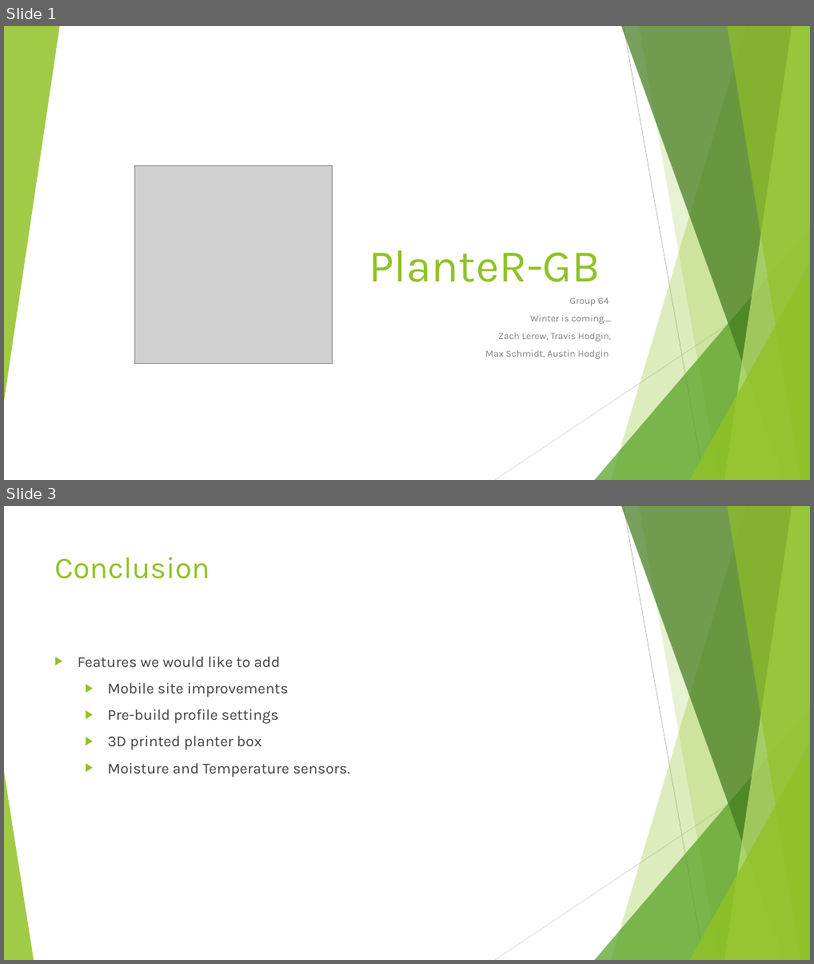
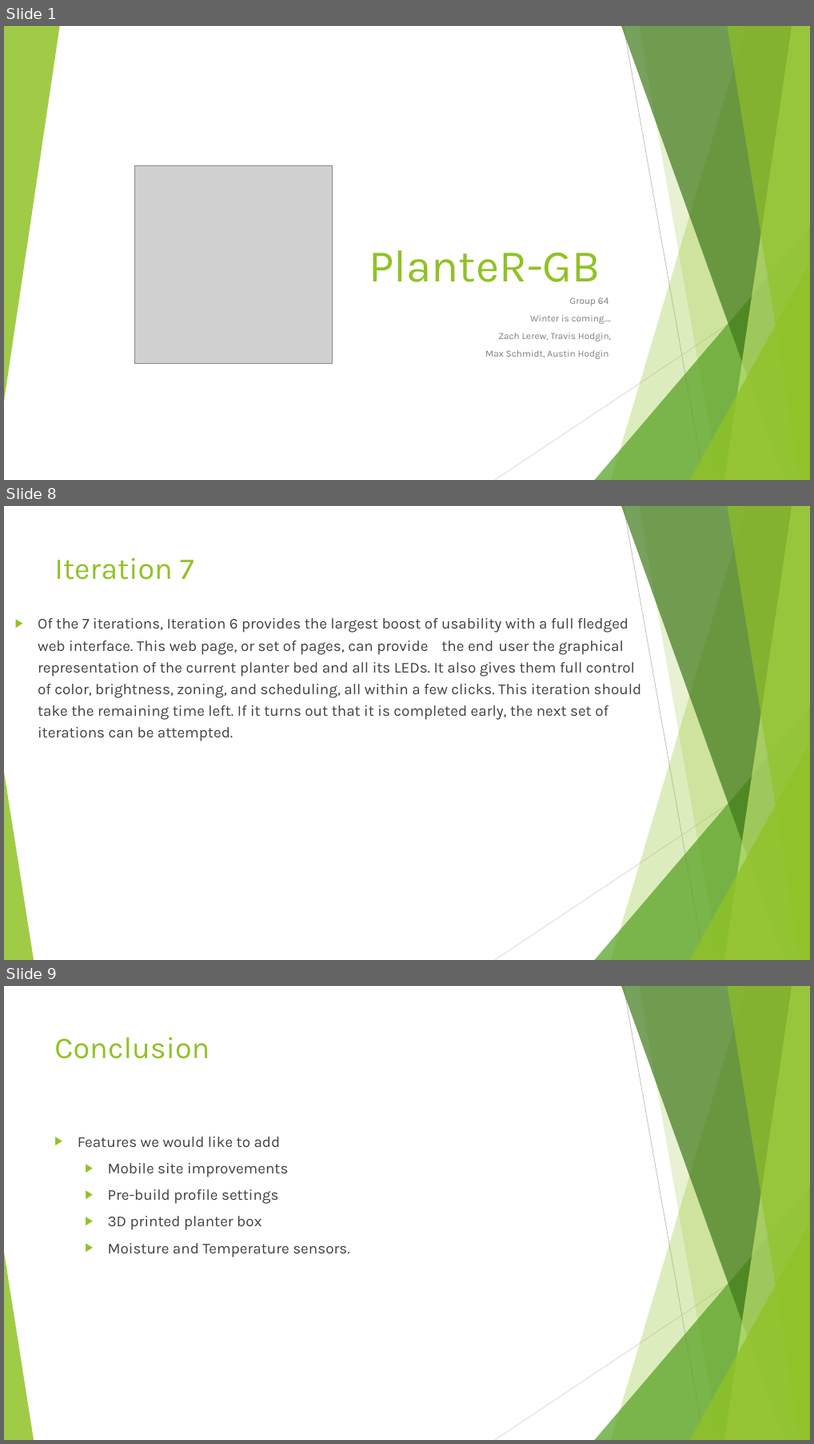
Before and after one commit to HodginAustin/Winter-Is-Coming, a slide deck: Documents/PresentationSpring/Spring Presentation.pptx. Shown one above the other, each under a label of ours: slides 1 and 3 before the commit, slides 1, 8 and 9 after it; the slides between them are not shown. The pictures are 814x964 and 814x1444 pixels, drawn with LibreOffice and Linux fonts; fonts in the diff are those of the drawing; grey boxes stand for pictures. Boxes give left, top, right and bottom in pixels: in the first picture for what was removed or moved away, otherwise in the second. Text is boxed around its words. In the diff, an @@ line names an element or a change of style, - is before the commit and + after.

```diff
--- a/Documents/PresentationSpring/Spring Presentation.pptx
+++ b/Documents/PresentationSpring/Spring Presentation.pptx
@@ slide 8 added at bbox=[4, 506, 810, 960], background #FFFFFF; not listed: 10 template elements that a slide beside it also shows @@
@@ text added at bbox=[54, 558, 194, 580], 36 pt, text #90C226 @@
+Iteration 7
@@ text added at bbox=[38, 618, 642, 741], 18 pt, text #404040 @@
+▶ Of the 7 iterations, Iteration 6 provides the largest boost of usability with a full fledged web interface. This web page, or set of pages, can provide the end user the graphical representation of the current planter bed and all its LEDs. It also gives them full control of color, brightness, zoning, and scheduling, all within a few clicks. This iteration should take the remaining time left. If it turns out that it is completed early, the next set of iterations can be attempted.
@@ what was slide 3 is now slide 9 @@
```
Also in this commit, not shown: 6 other slides added, 1 slide removed.
